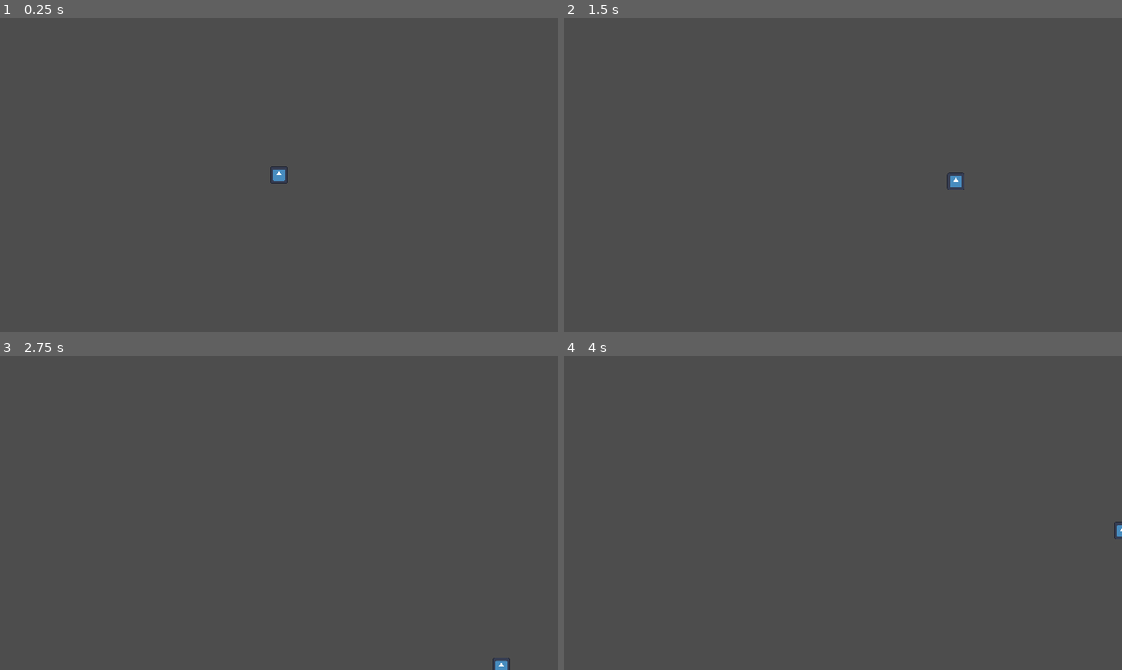
Above: before the commit, frames 1-4 (two rows, left to right).
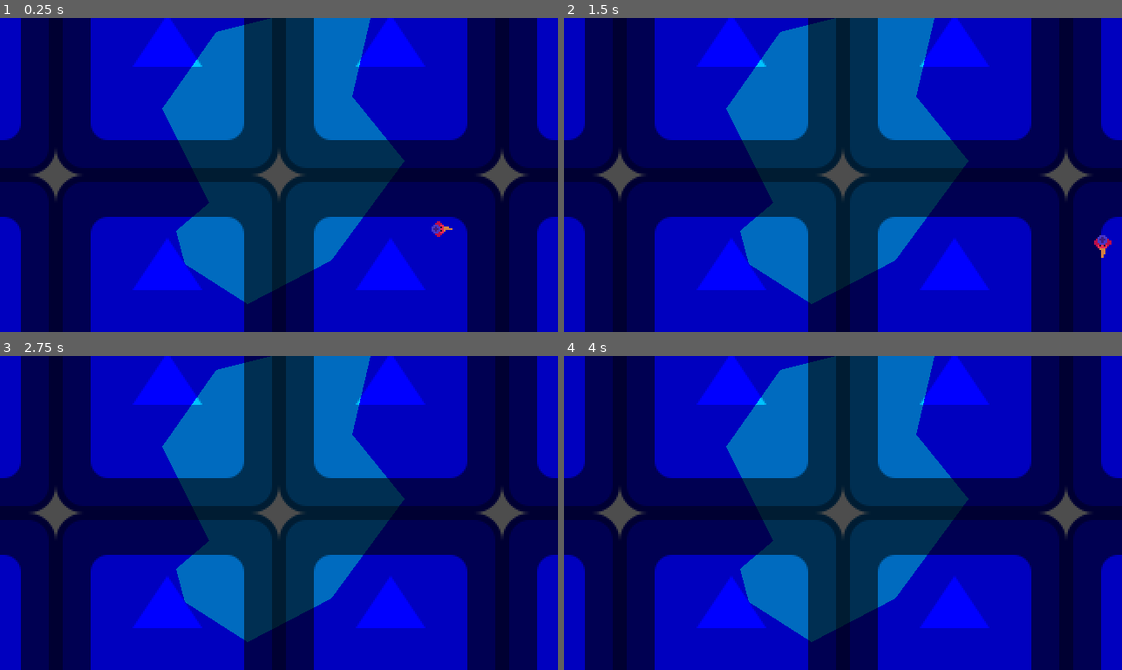
Above: after the commit, the same moments.

Repository: UHSGDC/alfred-the-dipping-bird
Game: Godot game, scene res://scenes/icy/icy_minigame.tscn
The game is run twice, just before and just after one commit, with the same random seed, the same clock (stepped at 60 frames per second) and the same inputs. This scene is started directly instead of the project's main scene. The engine's default icon, where the game draws it, is replaced by a stand-in: a white triangle on a blue panel in a dark square.
Inputs:
- Up to frame 1 (0.25 s): no input
- Up to frame 2 (1.5 s): tap Enter (minigame_tester_reinstance) at 0.5 s; hold D (right) 0.53-1.28 s; tap Space (interact) at 0.6, 1.35 s; hold S (down) from 1.28 s (still down)
- Up to frame 3 (2.75 s): release S (down) at 2.03 s; hold D (right) from 2.03 s (still down); hold Backspace (minigame_tester_end) from 2.03 s (still down); tap Space (interact) at 2.3 s
- Up to frame 4 (4 s): release D (right) at 2.78 s; release Backspace (minigame_tester_end) at 2.78 s; hold W (up) 2.78-3.53 s; tap Enter (minigame_tester_reinstance) at 2.85 s; tap Space (interact) at 3.05, 3.5, 3.6 s; hold A (left) from 3.53 s (still down)

The runs differ from the first frame. In frame 1, 99% of the frame differs, in the area x 0-100%, y 0-100%; in frame 2, 99%; in frame 3, 99%; in frame 4, 99%.

Commit message:
player animations. added player jump, added ice detection, new deacceleration code

Diff:
--- a/project.godot
+++ b/project.godot
@@ -73,4 +73,5 @@
 
 [rendering]
 
+textures/canvas_textures/default_texture_filter=0
 renderer/rendering_method="gl_compatibility"
--- a/scenes/icy/icy_minigame.tscn
+++ b/scenes/icy/icy_minigame.tscn
@@ -1,11 +1,11 @@
 [gd_scene load_steps=5 format=3 uid="uid://bojjxin3rbo7q"]
 
 [ext_resource type="Script" path="res://scripts/icy/icy_minigame.gd" id="1_0qgft"]
-[ext_resource type="Script" path="res://scripts/icy/player.gd" id="2_d2r57"]
 [ext_resource type="Texture2D" uid="uid://3ttwa7rolvit" path="res://icon.svg" id="2_ogyha"]
+[ext_resource type="PackedScene" uid="uid://dbjq7mfwv5wh3" path="res://scenes/icy/player.tscn" id="3_geuf7"]
 
-[sub_resource type="RectangleShape2D" id="RectangleShape2D_wwv6q"]
-size = Vector2(10, 10)
+[sub_resource type="CircleShape2D" id="CircleShape2D_pg40r"]
+radius = 6.0
 
 [node name="IcyMinigame" type="Node2D"]
 script = ExtResource("1_0qgft")
@@ -13,17 +13,31 @@
 
 [node name="Camera2D" type="Camera2D" parent="."]
 
-[node name="Player" type="CharacterBody2D" parent="."]
-motion_mode = 1
-script = ExtResource("2_d2r57")
-ground_acceleration = 150.0
-max_ground_speed = 200.0
-ice_acceleration = 60.0
-max_ice_speed = 200.0
+[node name="Snow" type="Polygon2D" parent="."]
+texture_repeat = 2
+color = Color(0, 0, 1, 1)
+texture = ExtResource("2_ogyha")
+invert_enabled = true
+invert_border = 154.4
+polygon = PackedVector2Array(-36, -82, -67, -38, -39, 16, -59, 32, -54, 51, -18, 73, 30, 49, 72, -8, 42, -45, 56, -105)
 
-[node name="Sprite2D" type="Sprite2D" parent="Player"]
-scale = Vector2(0.078125, 0.078125)
+[node name="Ice" type="Area2D" parent="." groups=["ice"]]
+
+[node name="Polygon2D" type="Polygon2D" parent="Ice"]
+texture_repeat = 2
+color = Color(0, 0.768627, 1, 1)
 texture = ExtResource("2_ogyha")
+polygon = PackedVector2Array(-36, -82, -67, -38, -40, 16, -59, 32, -54, 51, -18, 74, 30, 49, 72, -8, 42, -45, 56, -105)
+uv = PackedVector2Array(-36, -82, -67, -38, -40, 16, -59, 32, -54, 51, -18, 74, 30, 49, 72, -8, 42, -45, 56, -105)
 
-[node name="CollisionShape2D" type="CollisionShape2D" parent="Player"]
-shape = SubResource("RectangleShape2D_wwv6q")
+[node name="CollisionPolygon2D" type="CollisionPolygon2D" parent="Ice"]
+polygon = PackedVector2Array(-36, -82, -67, -38, -40, 16, -59, 32, -54, 51, -18, 74, 30, 49, 72, -8, 42, -45, 56, -105)
+
+[node name="Player" parent="." instance=ExtResource("3_geuf7")]
+position = Vector2(92, 31)
+
+[node name="WeakSpot" type="Area2D" parent="."]
+position = Vector2(50, -7)
+
+[node name="CollisionShape2D" type="CollisionShape2D" parent="WeakSpot"]
+shape = SubResource("CircleShape2D_pg40r")
--- /dev/null
+++ b/scenes/icy/player.tscn
@@ -0,0 +1,233 @@
+[gd_scene load_steps=10 format=3 uid="uid://dbjq7mfwv5wh3"]
+
+[ext_resource type="Script" path="res://scripts/icy/player.gd" id="1_4odhq"]
+[ext_resource type="Texture2D" uid="uid://qehs6ixgxh4a" path="res://assets/icy/alfred.png" id="2_gfnyu"]
+
+[sub_resource type="CircleShape2D" id="CircleShape2D_0md5g"]
+radius = 4.0
+
+[sub_resource type="CircleShape2D" id="CircleShape2D_7bp00"]
+radius = 3.16228
+
+[sub_resource type="Animation" id="Animation_wirqj"]
+resource_name = "RESET"
+length = 0.001
+tracks/0/type = "value"
+tracks/0/imported = false
+tracks/0/enabled = true
+tracks/0/path = NodePath("BirdSprite/HatSprite:position")
+tracks/0/interp = 1
+tracks/0/loop_wrap = true
+tracks/0/keys = {
+"times": PackedFloat32Array(0),
+"transitions": PackedFloat32Array(1),
+"update": 0,
+"values": [Vector2(0, 0)]
+}
+tracks/1/type = "value"
+tracks/1/imported = false
+tracks/1/enabled = true
+tracks/1/path = NodePath("BirdSprite:rotation")
+tracks/1/interp = 1
+tracks/1/loop_wrap = true
+tracks/1/keys = {
+"times": PackedFloat32Array(0),
+"transitions": PackedFloat32Array(1),
+"update": 0,
+"values": [0.0]
+}
+tracks/2/type = "value"
+tracks/2/imported = false
+tracks/2/enabled = true
+tracks/2/path = NodePath("BirdSprite:position")
+tracks/2/interp = 1
+tracks/2/loop_wrap = true
+tracks/2/keys = {
+"times": PackedFloat32Array(0),
+"transitions": PackedFloat32Array(1),
+"update": 0,
+"values": [Vector2(0, 0)]
+}
+tracks/3/type = "value"
+tracks/3/imported = false
+tracks/3/enabled = true
+tracks/3/path = NodePath("BirdSprite:scale")
+tracks/3/interp = 1
+tracks/3/loop_wrap = true
+tracks/3/keys = {
+"times": PackedFloat32Array(0),
+"transitions": PackedFloat32Array(1),
+"update": 0,
+"values": [Vector2(1, 1)]
+}
+
+[sub_resource type="Animation" id="Animation_a5esp"]
+resource_name = "idle"
+length = 3.0
+loop_mode = 1
+step = 0.2
+tracks/0/type = "value"
+tracks/0/imported = false
+tracks/0/enabled = true
+tracks/0/path = NodePath("BirdSprite/HatSprite:position")
+tracks/0/interp = 1
+tracks/0/loop_wrap = false
+tracks/0/keys = {
+"times": PackedFloat32Array(0.8, 1.4, 1.8, 2.6, 3),
+"transitions": PackedFloat32Array(1, 1, 1, 1, 1),
+"update": 0,
+"values": [Vector2(0, 0), Vector2(0, 0), Vector2(-1, 0), Vector2(-1, 0), Vector2(0, 0)]
+}
+tracks/1/type = "value"
+tracks/1/imported = false
+tracks/1/enabled = true
+tracks/1/path = NodePath("BirdSprite:position")
+tracks/1/interp = 1
+tracks/1/loop_wrap = false
+tracks/1/keys = {
+"times": PackedFloat32Array(0.6, 1.2, 1.6, 2.2, 2.6),
+"transitions": PackedFloat32Array(1, 1, 1, 1, 1),
+"update": 0,
+"values": [Vector2(0, 0), Vector2(0, 0), Vector2(-1, 0), Vector2(-1, 0), Vector2(0, 0)]
+}
+tracks/2/type = "value"
+tracks/2/imported = false
+tracks/2/enabled = true
+tracks/2/path = NodePath("BirdSprite:rotation")
+tracks/2/interp = 1
+tracks/2/loop_wrap = false
+tracks/2/keys = {
+"times": PackedFloat32Array(1.2, 1.4, 1.8, 2.2, 2.6, 2.8),
+"transitions": PackedFloat32Array(1, 1, 1, 1, 1, 1),
+"update": 0,
+"values": [0.0, 0.0872665, -0.0872665, -0.0872665, 0.0872665, 0.0]
+}
+
+[sub_resource type="Animation" id="Animation_l8sad"]
+resource_name = "jump"
+length = 0.5
+tracks/0/type = "value"
+tracks/0/imported = false
+tracks/0/enabled = true
+tracks/0/path = NodePath("BirdSprite/HatSprite:position")
+tracks/0/interp = 1
+tracks/0/loop_wrap = true
+tracks/0/keys = {
+"times": PackedFloat32Array(0),
+"transitions": PackedFloat32Array(1),
+"update": 0,
+"values": [Vector2(0, 0)]
+}
+tracks/1/type = "value"
+tracks/1/imported = false
+tracks/1/enabled = true
+tracks/1/path = NodePath("BirdSprite:rotation")
+tracks/1/interp = 1
+tracks/1/loop_wrap = true
+tracks/1/keys = {
+"times": PackedFloat32Array(0),
+"transitions": PackedFloat32Array(1),
+"update": 0,
+"values": [0.0]
+}
+tracks/2/type = "value"
+tracks/2/imported = false
+tracks/2/enabled = true
+tracks/2/path = NodePath("BirdSprite:position")
+tracks/2/interp = 1
+tracks/2/loop_wrap = true
+tracks/2/keys = {
+"times": PackedFloat32Array(0),
+"transitions": PackedFloat32Array(1),
+"update": 0,
+"values": [Vector2(0, 0)]
+}
+tracks/3/type = "value"
+tracks/3/imported = false
+tracks/3/enabled = true
+tracks/3/path = NodePath("BirdSprite:scale")
+tracks/3/interp = 2
+tracks/3/loop_wrap = true
+tracks/3/keys = {
+"times": PackedFloat32Array(0, 0.3, 0.5),
+"transitions": PackedFloat32Array(1, 1, 1),
+"update": 0,
+"values": [Vector2(1, 1), Vector2(1.3, 1.3), Vector2(1, 1)]
+}
+
+[sub_resource type="Animation" id="Animation_a5iyq"]
+resource_name = "walk"
+length = 0.8
+loop_mode = 1
+tracks/0/type = "value"
+tracks/0/imported = false
+tracks/0/enabled = true
+tracks/0/path = NodePath("BirdSprite:rotation")
+tracks/0/interp = 1
+tracks/0/loop_wrap = true
+tracks/0/keys = {
+"times": PackedFloat32Array(0, 0.2, 0.6, 0.8),
+"transitions": PackedFloat32Array(1, 1, 1, 1),
+"update": 0,
+"values": [0.0, 0.174533, -0.174533, 0.0]
+}
+tracks/1/type = "value"
+tracks/1/imported = false
+tracks/1/enabled = true
+tracks/1/path = NodePath("BirdSprite/HatSprite:position")
+tracks/1/interp = 1
+tracks/1/loop_wrap = true
+tracks/1/keys = {
+"times": PackedFloat32Array(0, 0.2, 0.4, 0.6, 0.8),
+"transitions": PackedFloat32Array(1, 1, 1, 1, 1),
+"update": 0,
+"values": [Vector2(0, 0), Vector2(1, 0), Vector2(0, 0), Vector2(1, 0), Vector2(0, 0)]
+}
+
+[sub_resource type="AnimationLibrary" id="AnimationLibrary_2lxe6"]
+_data = {
+"RESET": SubResource("Animation_wirqj"),
+"idle": SubResource("Animation_a5esp"),
+"jump": SubResource("Animation_l8sad"),
+"walk": SubResource("Animation_a5iyq")
+}
+
+[node name="Player" type="CharacterBody2D"]
+motion_mode = 1
+script = ExtResource("1_4odhq")
+ground_acceleration = 500.0
+max_ground_speed = 60.0
+ice_acceleration = 60.0
+max_ice_speed = 140.0
+jump_acceleration = 40.0
+max_jump_speed = 150.0
+direction_change_multilpier = 3.0
+
+[node name="BirdSprite" type="Sprite2D" parent="."]
+texture = ExtResource("2_gfnyu")
+offset = Vector2(2, 0)
+flip_h = true
+region_enabled = true
+region_rect = Rect2(0, 1, 13, 9)
+
+[node name="HatSprite" type="Sprite2D" parent="BirdSprite"]
+texture = ExtResource("2_gfnyu")
+offset = Vector2(-2, 0)
+region_enabled = true
+region_rect = Rect2(13, 3, 5, 5)
+
+[node name="CollisionShape2D" type="CollisionShape2D" parent="."]
+shape = SubResource("CircleShape2D_0md5g")
+
+[node name="IceDetector" type="Area2D" parent="."]
+
+[node name="CollisionShape2D" type="CollisionShape2D" parent="IceDetector"]
+shape = SubResource("CircleShape2D_7bp00")
+
+[node name="AnimationPlayer" type="AnimationPlayer" parent="."]
+libraries = {
+"": SubResource("AnimationLibrary_2lxe6")
+}
+
+[connection signal="area_entered" from="IceDetector" to="." method="_on_ice_detector_area_entered"]
+[connection signal="area_exited" from="IceDetector" to="." method="_on_ice_detector_area_exited"]
--- a/scripts/icy/player.gd
+++ b/scripts/icy/player.gd
@@ -4,46 +4,89 @@
 @export var max_ground_speed: float
 @export var ice_acceleration: float
 @export var max_ice_speed: float
+@export var jump_acceleration: float
+@export var max_jump_speed: float
+@export var direction_change_multilpier: float
 
 var on_ice: bool = false
+var in_air: bool = false
+
+@onready var anim_player: AnimationPlayer = $AnimationPlayer
 
 
 func _physics_process(delta: float) -> void:
-	move(delta)
+	var input := Input.get_vector("left", "right", "up", "down")
+	move(delta, input)
+	look(input)
+	animate()
+
+	# jumping
+	if !in_air and Input.is_action_just_pressed("interact"):
+		jump()
 
 
-func move(delta: float) -> void:
-	var input := Input.get_vector("left", "right", "up", "down")
+func jump() -> void:
+	in_air = true
+	anim_player.play("jump")
+	await anim_player.animation_finished
+	in_air = false
+
+
+func look(input: Vector2) -> void:
+	if input != Vector2.ZERO:
+		global_rotation = input.angle()
+
+
+func animate() -> void:
+	if in_air:
+		anim_player.play("jump")
+	elif velocity != Vector2.ZERO:
+		anim_player.play("walk")
+	else:
+		anim_player.play("idle")
+
+
+func move(delta: float, input: Vector2) -> void:
 	var acceleration := ground_acceleration
 	var max_speed := max_ground_speed
-	if on_ice:
+	if in_air:
+		acceleration = jump_acceleration
+		max_speed = max_jump_speed
+	elif on_ice:
 		acceleration = ice_acceleration
 		max_speed = max_ice_speed
 
 	if input.y: # Acceleration
 		# Double acceleration if player is moving in other direction of input
-		if input.y != signf(velocity.y):
-			velocity.y += 2 * input.y * acceleration * delta
+		if signf(input.y) != signf(velocity.y):
+			velocity.y += direction_change_multilpier * input.y * acceleration * delta
 		else:
 			velocity.y += input.y * acceleration * delta
-	elif velocity.y != 0: # Deacceleration
-		if absf(velocity.y) < acceleration * delta:
-			velocity.y = 0
-		else:
-			velocity.y += -signf(velocity.y) * acceleration * delta
+	#elif velocity.y != 0: # Deacceleration
+		#if absf(velocity.y) < acceleration * delta:
+			#velocity.y = 0
+		#else:
+			#velocity.y += -signf(velocity.y) * acceleration * delta
 
 	# Horizontal
 	if input.x: # Acceleration
 		# Double acceleration if player is moving in other direction of input
-		if input.x != signf(velocity.x):
-			velocity.x += 2 * input.x * acceleration * delta
+		if signf(input.x) != signf(velocity.x):
+			velocity.x += direction_change_multilpier * input.x * acceleration * delta
 		else:
 			velocity.x += input.x * acceleration * delta
-	elif velocity.x != 0: # Deacceleration
-		if absf(velocity.x) < acceleration * delta:
-			velocity.x = 0
+	#elif velocity.x != 0: # Deacceleration
+		#if absf(velocity.x) < acceleration * delta:
+			#velocity.x = 0
+		#else:
+			#velocity.x += -signf(velocity.x) * acceleration * delta
+
+	# Better Deacceleration
+	if input == Vector2.ZERO and velocity != Vector2.ZERO:
+		if abs(velocity) < velocity.normalized() * acceleration * delta:
+			velocity = Vector2.ZERO
 		else:
-			velocity.x += -signf(velocity.x) * acceleration * delta
+			velocity += -velocity.normalized() * acceleration * delta
 
 	# Slow down player down to max speed if they are on the ground and above the max speed
 	if velocity.length() > max_speed:
@@ -51,3 +94,13 @@
 		velocity = velocity.move_toward(velocity.normalized() * max_speed, acceleration * 2 * delta)
 
 	move_and_slide()
+
+
+func _on_ice_detector_area_entered(area: Area2D) -> void:
+	if area.is_in_group("ice"):
+		on_ice = true
+
+
+func _on_ice_detector_area_exited(area: Area2D) -> void:
+	if area.is_in_group("ice"):
+		on_ice = false
Binary file added: assets/icy/alfred.png
Not shown, added: assets/icy/alfred.png.import
